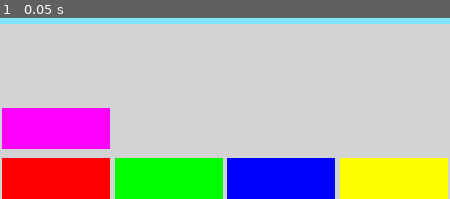
Above: before the commit, frame 1.
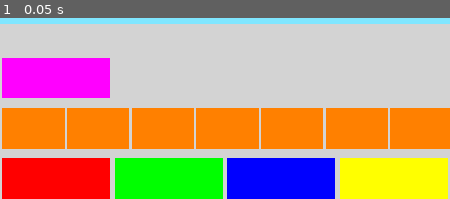
Above: after the commit, the same moment.

Repository: Matswm86/jezzball
Game: Godot game, scene res://scenes/Game.tscn
Same seed, same stepped clock (60 frames per second), same inputs: the game is played once before the commit and once after it.
Inputs:
- Up to frame 1 (0.05 s): no input

The runs differ from the first frame. In frame 1, 27% of the frame differs, in the area x 0-100%, y 22-73%.

Commit message:
Diagnostic v5: bisect _build_ui line-by-line with sub-step orange stripes
Layout (top to bottom on the bottom edge of the screen):
  y=1580  MAGENTA build tag for v5
  y=1700  Up to 7 ORANGE stripes — one drops after each line of _build_ui
          that finishes. First missing stripe = first failing line:
            stripe 0: entered _build_ui
            stripe 1: lbl_level = _make_label(...)
            stripe 2: lbl_lives = _make_label(...)
            stripe 3: lbl_pct = _make_label(...) with HALIGN_RIGHT
            stripe 4: overlay_box ColorRect created and added
            stripe 5: lbl_overlay_title = _make_label(...) with HALIGN_CENTER
            stripe 6: add_theme_color_override font_color
  y=1820  RED, GREEN, BLUE, YELLOW — _build_ui returned + final 3 markers

Co-Authored-By: Claude Opus 4.7 (1M context) <noreply@anthropic.com>

Diff:
--- a/scripts/Game.gd
+++ b/scripts/Game.gd
@@ -1,9 +1,9 @@
 extends Node2D
 
-# DIAGNOSTIC v4 — full declarations, minimal _ready
-# All const/enum/var declarations from the real game are present, but _ready
-# only runs the marker code. If markers still appear, declarations are fine
-# and the bug is somewhere in the function bodies we'll add back next.
+# DIAGNOSTIC v5 — bisect _build_ui line-by-line.
+# Top row (y=1820, 4 squares): main _ready milestones — all 4 mean _build_ui returned.
+# Sub-row (y=1700, up to 7 colored stripes): a marker is placed AFTER each line of
+# _build_ui that finished. The first MISSING stripe identifies the failing line.
 
 const COLS := 36
 const ROWS := 56
@@ -17,41 +17,7 @@
 const CTRL_Y := FIELD_Y + FIELD_H
 const CTRL_H := 80.0
 
-const COL_BG := Color(0.827, 0.827, 0.827)
-const COL_FIELD := Color(0.827, 0.827, 0.827)
-const COL_BORDER := Color(0.663, 0.663, 0.663)
-const COL_WALL := Color(0.722, 0.396, 0.400)
-const COL_BUILDING := Color(0.467, 0.184, 0.196)
-const COL_CAPTURED := Color(0.506, 0.529, 0.871)
-const COL_BALL := Color(0.722, 0.396, 0.400)
-const COL_BALL_PATTERN := Color(1.0, 1.0, 1.0)
-const COL_BALL_OUTLINE := Color(0.4, 0.18, 0.18)
 const COL_TEXT := Color(0.0, 0.0, 0.0)
-const COL_BTN := Color(0.95, 0.95, 0.95)
-const COL_BTN_BORDER := Color(0.4, 0.4, 0.4)
-const COL_BAR_BG := Color(0.7, 0.7, 0.7)
-const COL_BAR_FILL := Color(0.506, 0.529, 0.871)
-
-const BALL_RADIUS := 13.0
-const BALL_SPEED := 240.0
-const WALL_SPEED := 6.5
-const TARGET := 0.75
-const MAX_LEVEL := 50
-
-enum CellState { EMPTY, BORDER, WALL, BUILDING, CAPTURED }
-enum GameState { PLAYING, LEVEL_WIN, LEVEL_LOSE }
-
-var grid: Array = []
-var balls: Array = []
-var walls: Array = []
-var orient_vertical := true
-
-var level := 1
-var lives := 3
-var captured := 0
-var play_total := 0
-var state: int = GameState.PLAYING
-var intro_timer := 0.0
 
 var lbl_level: Label
 var lbl_lives: Label
@@ -63,11 +29,54 @@
 var overlay_box: ColorRect
 
 func _ready() -> void:
-	_diag_rect(0, Color(1, 0, 1), 1700)   # MAGENTA build tag for v4
+	_diag_rect(0, Color(1, 0, 1), 1580)   # MAGENTA tag for v5
 	_diag_rect(0, Color(1, 0, 0), 1820)   # RED — _ready entered
-	_diag_rect(1, Color(0, 1, 0), 1820)   # GREEN
+	_build_ui()
+	_diag_rect(1, Color(0, 1, 0), 1820)   # GREEN — _build_ui returned
 	_diag_rect(2, Color(0, 0, 1), 1820)   # BLUE
 	_diag_rect(3, Color(1, 1, 0), 1820)   # YELLOW
+
+# Each sub-marker uses idx 0..6 along y=1700 in a dim-orange shade.
+# Visible == "this line of _build_ui executed". First missing marker = first failing line.
+func _build_ui() -> void:
+	_sub(0)   # entered _build_ui
+	lbl_level = _make_label(Vector2(20, 20), 400, 36)
+	_sub(1)   # _make_label call 1
+	lbl_lives = _make_label(Vector2(20, 70), 400, 36)
+	_sub(2)
+	lbl_pct = _make_label(Vector2(FIELD_W - 420, 20), 400, 36, HORIZONTAL_ALIGNMENT_RIGHT)
+	_sub(3)
+	overlay_box = ColorRect.new()
+	overlay_box.color = Color(0, 0, 0, 0.78)
+	overlay_box.position = Vector2(0, FIELD_Y + FIELD_H * 0.35)
+	overlay_box.size = Vector2(FIELD_W, 280)
+	overlay_box.visible = false
+	add_child(overlay_box)
+	_sub(4)
+	lbl_overlay_title = _make_label(Vector2(0, FIELD_Y + FIELD_H * 0.35 + 60), FIELD_W, 56, HORIZONTAL_ALIGNMENT_CENTER)
+	_sub(5)
+	lbl_overlay_title.add_theme_color_override("font_color", Color(1, 1, 1))
+	_sub(6)
+
+func _make_label(pos: Vector2, w: float, fs: int, halign: int = HORIZONTAL_ALIGNMENT_LEFT) -> Label:
+	var l := Label.new()
+	l.position = pos
+	l.size = Vector2(w, fs * 1.6)
+	l.add_theme_font_size_override("font_size", fs)
+	l.add_theme_color_override("font_color", COL_TEXT)
+	l.horizontal_alignment = halign
+	l.vertical_alignment = VERTICAL_ALIGNMENT_CENTER
+	add_child(l)
+	return l
+
+func _sub(idx: int) -> void:
+	# Bright orange stripe at y=1700, packed left-to-right so 7 fit across.
+	var w := 150
+	var r := ColorRect.new()
+	r.color = Color(1.0, 0.5, 0.0)
+	r.position = Vector2(idx * (w + 5) + 5, 1700)
+	r.size = Vector2(w, 100)
+	add_child(r)
 
 func _diag_rect(idx: int, c: Color, y: float) -> void:
 	var r := ColorRect.new()
